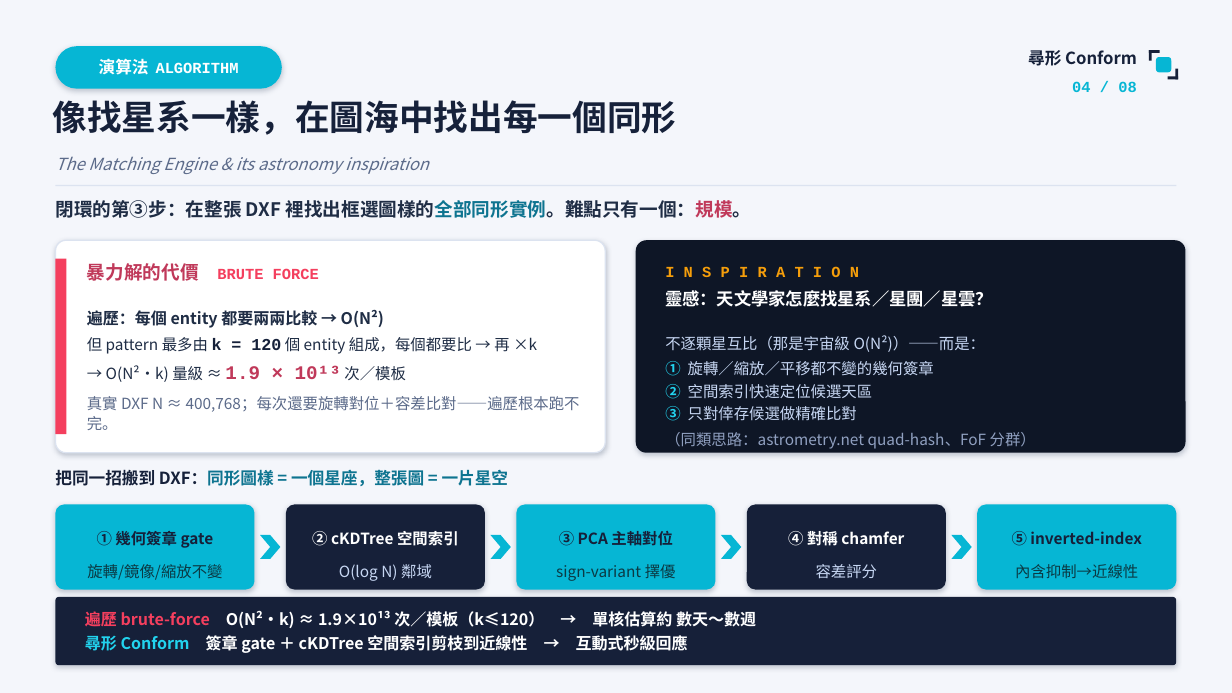
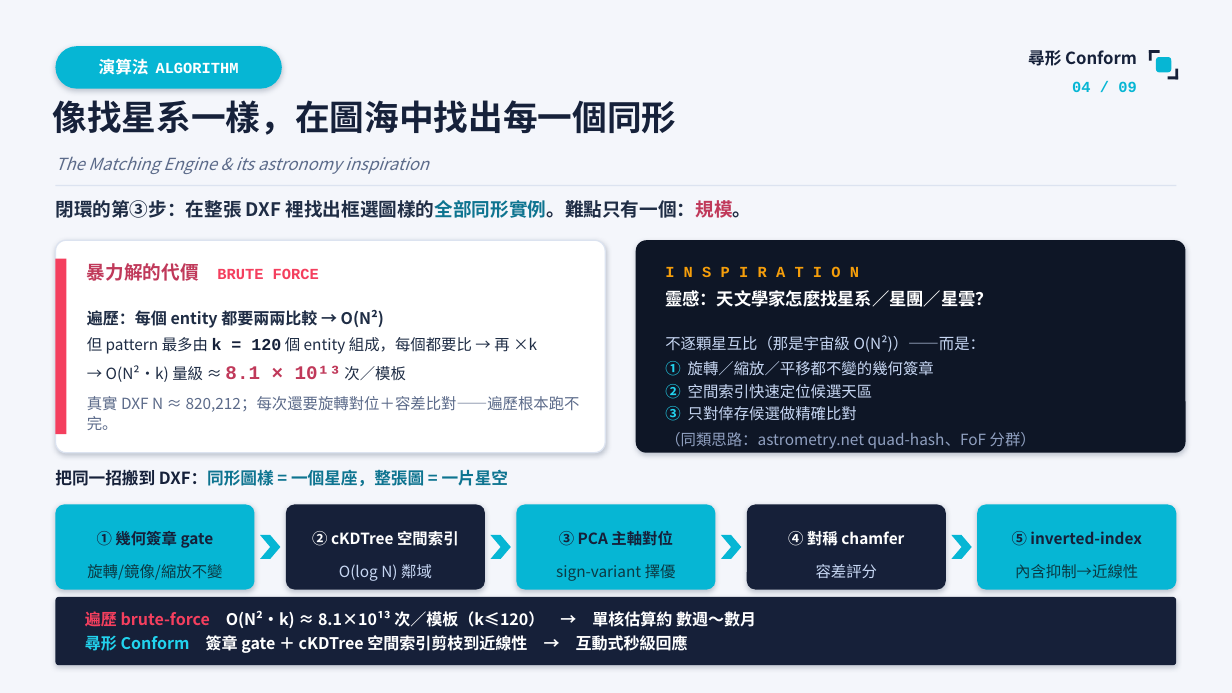
Before and after one commit to yiting-tom/SMDR2, a slide deck: slide 4 of competition/尋形Conform_競賽簡報.pptx. Drawn at 1232x693 pixels with LibreOffice and Linux fonts; fonts in the diff are those of the drawing. Boxes give left, top, right and bottom in pixels: in the first picture for what was removed or moved away, otherwise in the second. Text is boxed around its words. In the diff, an @@ line names an element or a change of style, - is before the commit and + after.

```diff
--- a/competition/尋形Conform_競賽簡報.pptx
+++ b/competition/尋形Conform_競賽簡報.pptx
@@ text at [87, 365, 580, 430]: text changed @@
-→ O(N²·k) 量級 ≈ 1.9 × 10¹³ 次／模板
-真實 DXF N ≈ 400,768；每次還要旋轉對位＋容差比對——遍歷根本跑不完。
+→ O(N²·k) 量級 ≈ 8.1 × 10¹³ 次／模板
+真實 DXF N ≈ 820,212；每次還要旋轉對位＋容差比對——遍歷根本跑不完。
@@ text at [85, 609, 756, 630]: text changed @@
-遍歷 brute-force O(N²·k) ≈ 1.9×10¹³ 次／模板（k≤120） → 單核估算約 數天～數週
+遍歷 brute-force O(N²·k) ≈ 8.1×10¹³ 次／模板（k≤120） → 單核估算約 數週～數月
```
Also in this commit, not shown: 7 other slides changed, 1 slide added, 2 other files.
